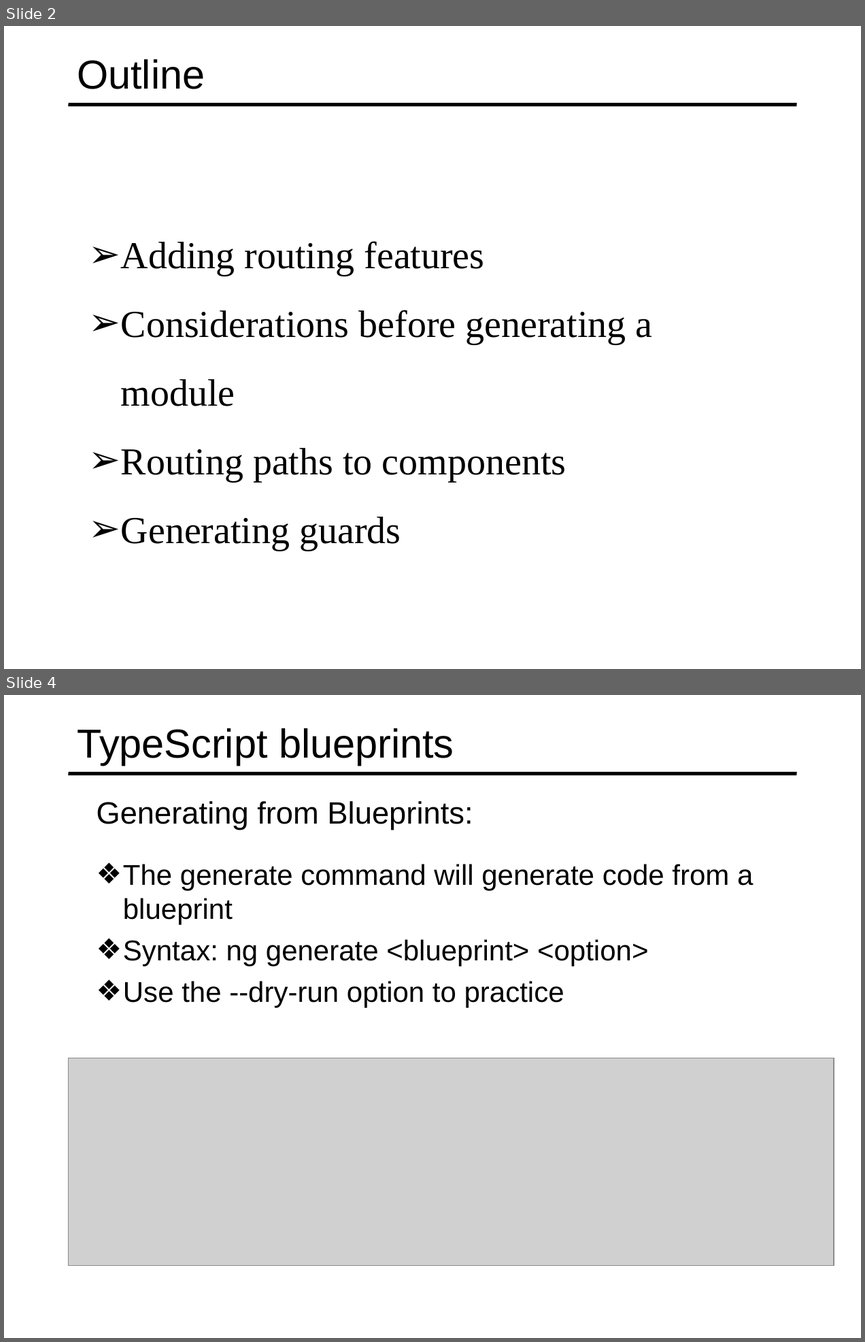
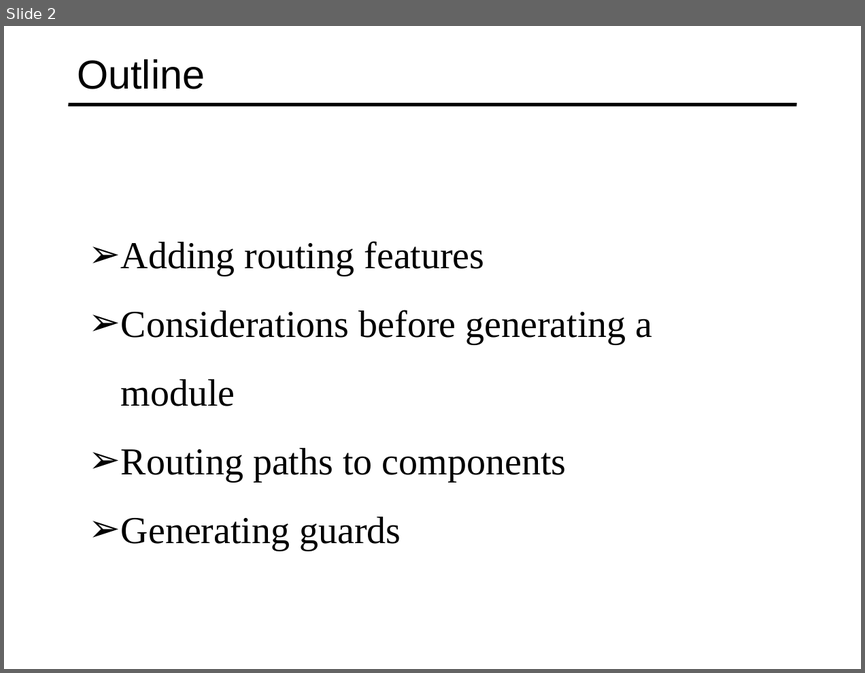
Before and after one commit to specter01wj/Jago_Link_Training, a slide deck: Angular/Angular7/Angular CLI/5.Generating Routing Features/L5_Generating Routing Features.ppt. Shown one above the other, each under a label of ours: slides 2 and 4 before the commit, slide 2 after it; the slides between them are not shown. The pictures are 865x1342 and 865x673 pixels, drawn with LibreOffice and Linux fonts; fonts in the diff are those of the drawing; grey boxes stand for pictures. Boxes give left, top, right and bottom in pixels: in the first picture for what was removed or moved away, otherwise in the second. Text is boxed around its words. In the diff, an @@ line names an element or a change of style, - is before the commit and + after.

```diff
--- a/Angular/Angular7/Angular CLI/5.Generating Routing Features/L5_Generating Routing Features.ppt
+++ b/Angular/Angular7/Angular CLI/5.Generating Routing Features/L5_Generating Routing Features.ppt
@@ slide 4 removed at (4, 695, 861, 1338), background #FFFFFF; not listed: 1 template element that a slide beside it also shows @@
@@ title removed at (77, 728, 454, 764) @@
-TypeScript blueprints
@@ text removed at (96, 801, 473, 830) @@
-  Generating from Blueprints:
@@ text removed at (123, 864, 753, 1008) @@
-  ❖ The generate command will generate code from a blueprint
-  ❖ Syntax: ng generate <blueprint> <option>
-  ❖ Use the --dry-run option to practice
@@ picture removed at (68, 1057, 834, 1266) @@
```
Also in this commit, not shown: 2 slides changed, 3 slides added, 11 other slides removed, 5 other files.
